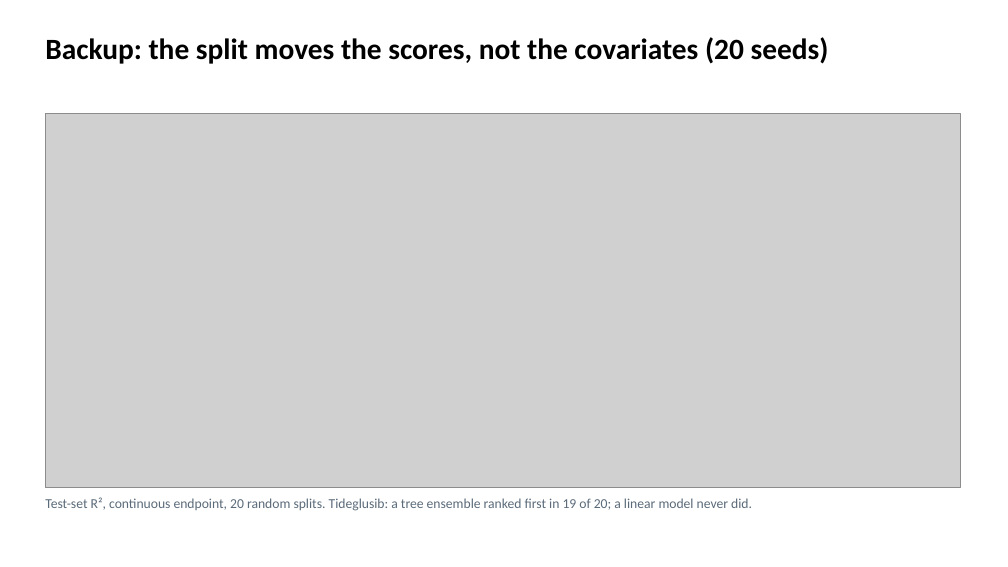
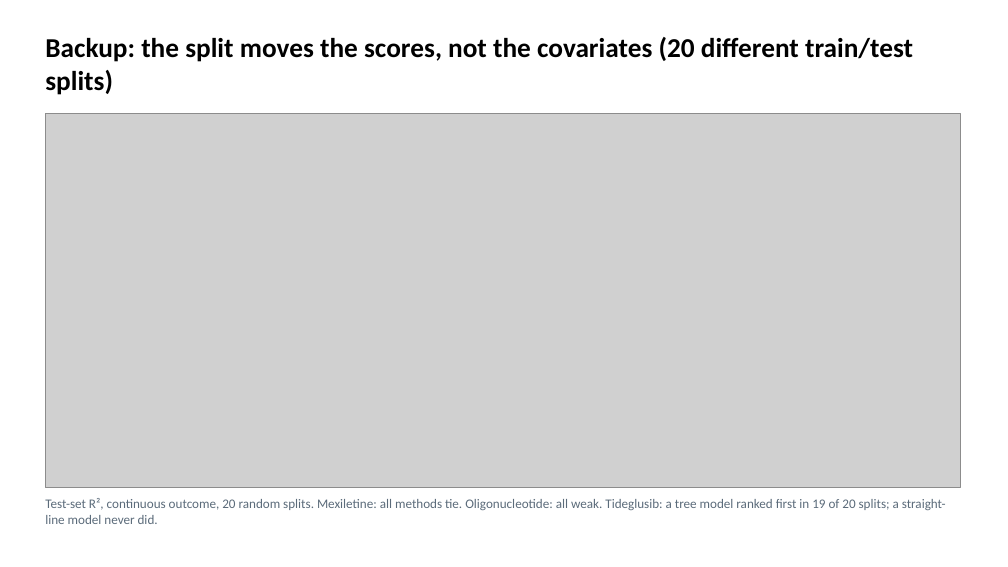
Before and after one commit to euibeom135-cell/acop2026-hackathon-team1, a slide deck: slide 9 of slides/Team1_DM1_slides.pptx (slide 7 before the commit). Drawn at 1008x567 pixels with LibreOffice and Linux fonts; fonts in the diff are those of the drawing; grey boxes stand for pictures. Boxes give left, top, right and bottom in pixels: in the first picture for what was removed or moved away, otherwise in the second. Text is boxed around its words. In the diff, an @@ line names an element or a change of style, - is before the commit and + after.

```diff
--- a/slides/Team1_DM1_slides.pptx
+++ b/slides/Team1_DM1_slides.pptx
@@ title at (45,37,913,95): text changed; size 28 to 26 pt @@
-Backup: the split moves the scores, not the covariates (20 seeds)
+Backup: the split moves the scores, not the covariates (20 different train/test splits)
@@ text at (45,498,946,524): text changed; size 13 to 12.5 pt @@
-Test-set R², continuous endpoint, 20 random splits. Tideglusib: a tree ensemble ranked first in 19 of 20; a linear model never did.
+Test-set R², continuous outcome, 20 random splits. Mexiletine: all methods tie. Oligonucleotide: all weak. Tideglusib: a tree model ranked first in 19 of 20 splits; a straight-line model never did.
```
Also in this commit, not shown: 5 other slides changed, 7 slides added, 4 slides removed, 3 other files.
